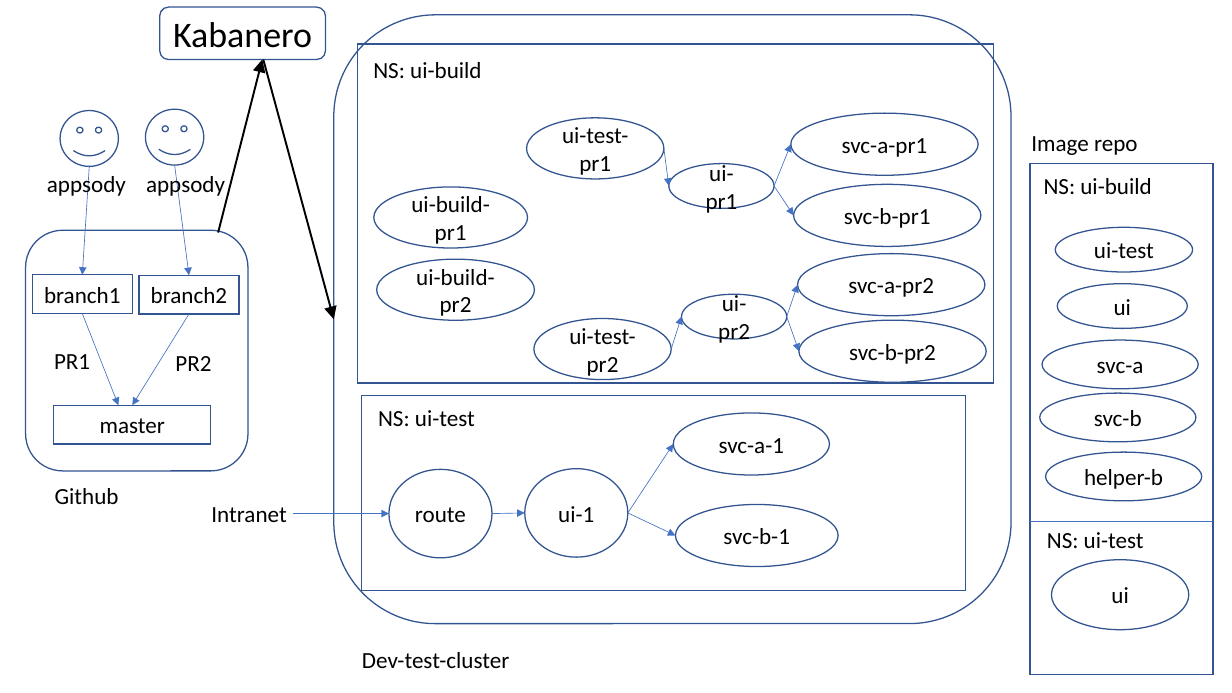
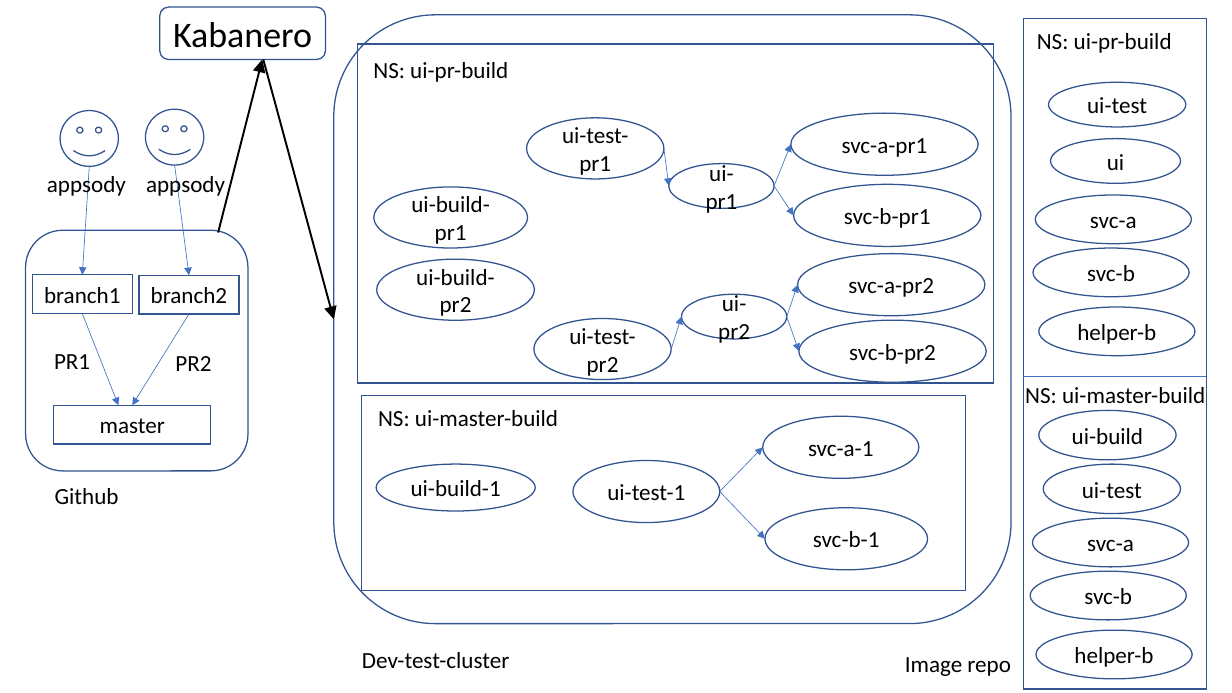
Before and after one commit to mchenggit/kabanero-event, a slide deck: slide 2 of architecture/KabaneroEvent.pptx. Drawn at 1232x693 pixels with LibreOffice and Linux fonts; fonts in the diff are those of the drawing. Boxes give left, top, right and bottom in pixels: in the first picture for what was removed or moved away, otherwise in the second. Text is boxed around its words. In the diff, an @@ line names an element or a change of style, - is before the commit and + after.

```diff
--- a/architecture/KabaneroEvent.pptx
+++ b/architecture/KabaneroEvent.pptx
@@ rectangle resized from (x1=1031, y1=164, x2=1214, y2=675) to (x1=1023, y1=18, x2=1206, y2=689) @@
@@ text at (x1=1037, y1=33, x2=1172, y2=53): text changed @@
-NS: ui-build
+NS: ui-pr-build
@@ text at (x1=373, y1=62, x2=508, y2=82): text changed @@
-NS: ui-build
+NS: ui-pr-build
@@ ellipse "svc-a" moved from (x1=1043, y1=340, x2=1199, y2=389) to (x1=1035, y1=195, x2=1191, y2=244) @@
@@ 4 ellipses moved together from (x1=1040, y1=227, x2=1202, y2=501) to (x1=1033, y1=82, x2=1195, y2=356) @@
@@ line moved from (1031, 521) - (1214, 521) to (1023, 376) - (1207, 376) @@
@@ text at (x1=1025, y1=387, x2=1205, y2=410): text changed @@
-NS: ui-test
+NS: ui-master-build
@@ text at (x1=378, y1=410, x2=558, y2=426): text changed @@
-NS: ui-test
+NS: ui-master-build
@@ ellipse "svc-a-1" moved from (x1=674, y1=413, x2=830, y2=475) to (x1=762, y1=416, x2=919, y2=478) @@
@@ ellipse "ui-build" resized from (x1=1052, y1=560, x2=1189, y2=630) to (x1=1039, y1=410, x2=1177, y2=459) @@
@@ arrow moved from (628, 513) - (674, 445) to (720, 492) - (762, 447) @@
@@ text in ellipse at (x1=1072, y1=428, x2=1143, y2=444): text changed @@
-ui
+ui-build
@@ ellipse added at (x1=376, y1=464, x2=535, y2=511), outline #325491 1 pt, 18 pt, text #000000 @@
+ui-build-1
@@ ellipse removed at (x1=389, y1=470, x2=493, y2=558) @@
-route
@@ ellipse "ui-test-1" resized from (x1=525, y1=469, x2=628, y2=557) to (x1=573, y1=460, x2=720, y2=522) @@
@@ ellipse added at (x1=1043, y1=464, x2=1181, y2=513), outline #325491 1 pt, 18 pt, text #000000 @@
+ui-test
@@ text removed at (x1=211, y1=507, x2=286, y2=522) @@
-Intranet
@@ text in ellipse at (x1=607, y1=484, x2=685, y2=500): text changed @@
-ui-1
+ui-test-1
@@ arrow moved from (628, 513) - (676, 536) to (720, 492) - (765, 539) @@
@@ ellipse "svc-b-1" moved from (x1=676, y1=505, x2=838, y2=567) to (x1=765, y1=507, x2=928, y2=569) @@
@@ arrow removed from (294, 514) to (389, 514) @@
@@ arrow removed from (493, 514) to (525, 513) @@
@@ ellipse added at (x1=1032, y1=518, x2=1189, y2=567), outline #325491 1 pt, 18 pt, text #000000 @@
+svc-a
@@ ellipse added at (x1=1031, y1=571, x2=1187, y2=620), outline #325491 1 pt, 18 pt, text #000000 @@
+svc-b
@@ text "Image repo" moved from (x1=1031, y1=136, x2=1138, y2=155) to (x1=905, y1=657, x2=1011, y2=676) @@
@@ ellipse added at (x1=1036, y1=630, x2=1192, y2=679), outline #325491 1 pt, 18 pt, text #000000 @@
+helper-b
```
Also in this commit, not shown: 2 other files.
